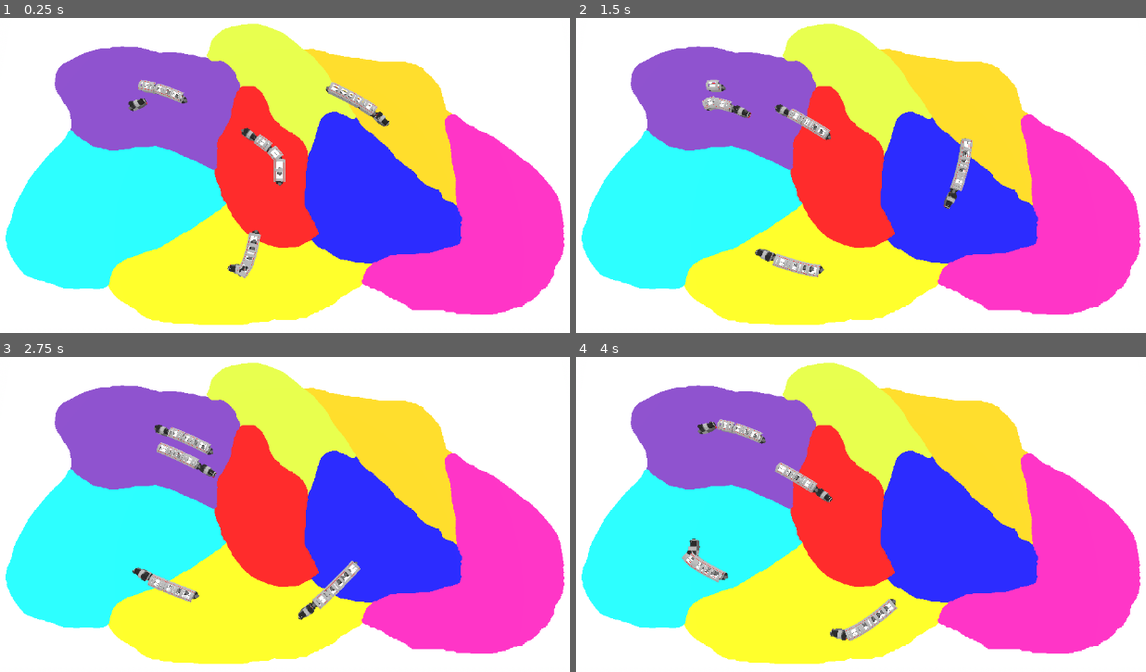
Above: before the commit, frames 1-4 (two rows, left to right).
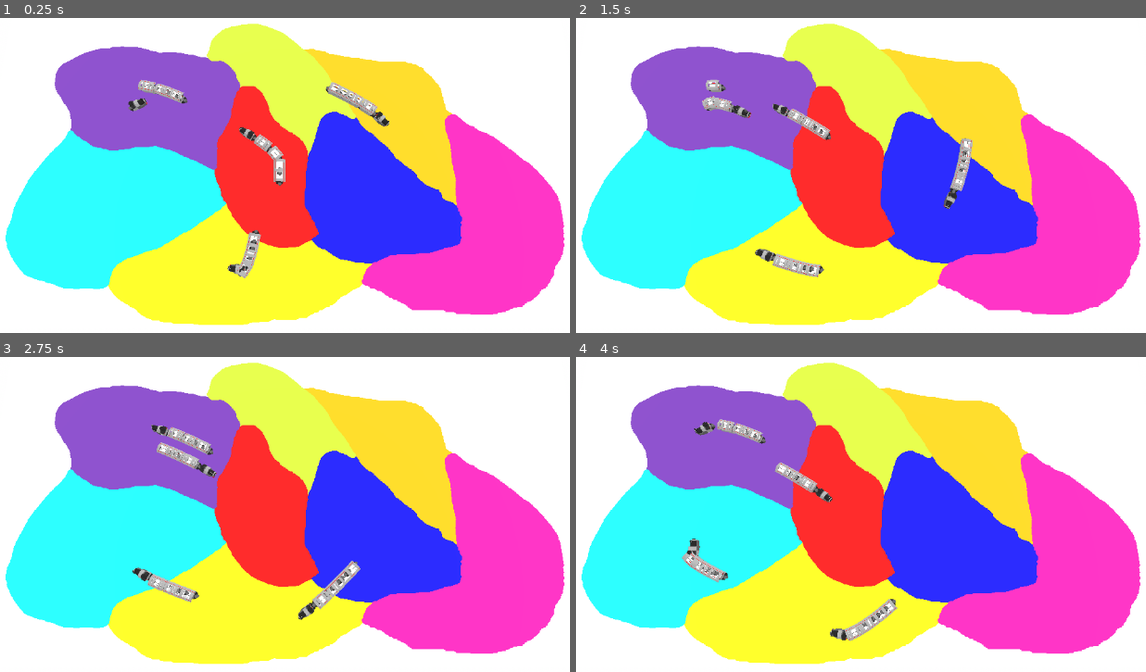
Above: after the commit, the same moments.

Repository: squirrelsoftcompany/LD54
Game: Godot game, scene res://_scenes/main.tscn
The game is run twice, just before and just after one commit, with the same random seed, the same clock (stepped at 60 frames per second) and the same inputs.
Inputs (mouse positions are in pixels of both pictures, inside the frame that each line leads up to):
- Up to frame 1 (0.25 s): no input
- Up to frame 2 (1.5 s): move the mouse to (1026, 153) at 0.52 s; move the mouse to (712, 194) at 1.27 s
- Up to frame 3 (2.75 s): move the mouse to (359, 423) at 2.02 s
- Up to frame 4 (4 s): move the mouse to (826, 596) at 2.77 s; move the mouse to (1083, 574) at 3.52 s

The runs differ from the first frame. In frame 1, less than 0.1% of the frame differs, in the area x 41-46%, y 34-40%; in frame 2, less than 0.1%; in frame 3, less than 0.1%; in frame 4, 0.1%, in the area x 20-25%, y 20-25%.

Commit message:
train and wagon with correct orientation

Diff:
--- a/_scenes/nodes/train_followpath.tscn
+++ b/_scenes/nodes/train_followpath.tscn
@@ -24,14 +24,17 @@
 @onready var wagon_followpath := preload(\"res://_scenes/nodes/wagon_followpath.tscn\")
 const forward_h_offset : float = 6
 const very_close_threshold : float = 1
+@onready var model: Node3D = $Locomotive
 
 
 # Called when the node enters the scene tree for the first time.
 func _ready() -> void:
 	if (backward):
 		h_offset = -forward_h_offset
+		model.rotation_degrees = Vector3(0, 180, 0)
 	else:
 		h_offset = +forward_h_offset
+		model.rotation_degrees = Vector3(0, 0, 0)
 	for i in wagon_count:
 		var wagon = wagon_followpath.instantiate()
 		get_parent().add_child.call_deferred(wagon, true, Node.INTERNAL_MODE_BACK)
@@ -77,11 +80,13 @@
 		if ping_pong:
 			if backward:
 				backward = false
-				h_offset = forward_h_offset
+				h_offset = +forward_h_offset
+				model.rotation_degrees = Vector3(0, 0, 0)
 				progress_ratio = 0 # 0%
 			else:
 				backward = true
 				h_offset = -forward_h_offset
+				model.rotation_degrees = Vector3(0, 180, 0)
 				progress_ratio = 1 # 100%
 		else:
 			progress = very_close_threshold if not backward else path_distance - very_close_threshold
@@ -113,6 +118,15 @@
 		return h_offset
 
 
+func follower_rotation_y(follower_offset) -> float:
+	if ping_pong and backward and progress + follower_offset > path_distance:
+		return 0
+	elif ping_pong and not backward and progress - follower_offset < 0:
+		return 180
+	else:
+		return 180 if backward else 0
+
+
 func close_to_end() -> bool:
 	return path_distance - progress < zero_to_max_distance
 func close_to_start() -> bool:
--- a/_scenes/nodes/wagon_followpath.tscn
+++ b/_scenes/nodes/wagon_followpath.tscn
@@ -10,6 +10,9 @@
 @export var offset : float = 12 # m
 
 
+@onready var model: Node3D = $Wagon
+
+
 # Called when the node enters the scene tree for the first time.
 func _ready() -> void:
 	pass # Replace with function body.
@@ -19,6 +22,7 @@
 func _process(_delta: float) -> void:
 	progress = train.follower_position(offset)
 	h_offset = train.follower_h_offset(offset)
+	model.rotation_degrees = Vector3(0, train.follower_rotation_y(offset), 0)
 	visible = train.visible
 "
 
